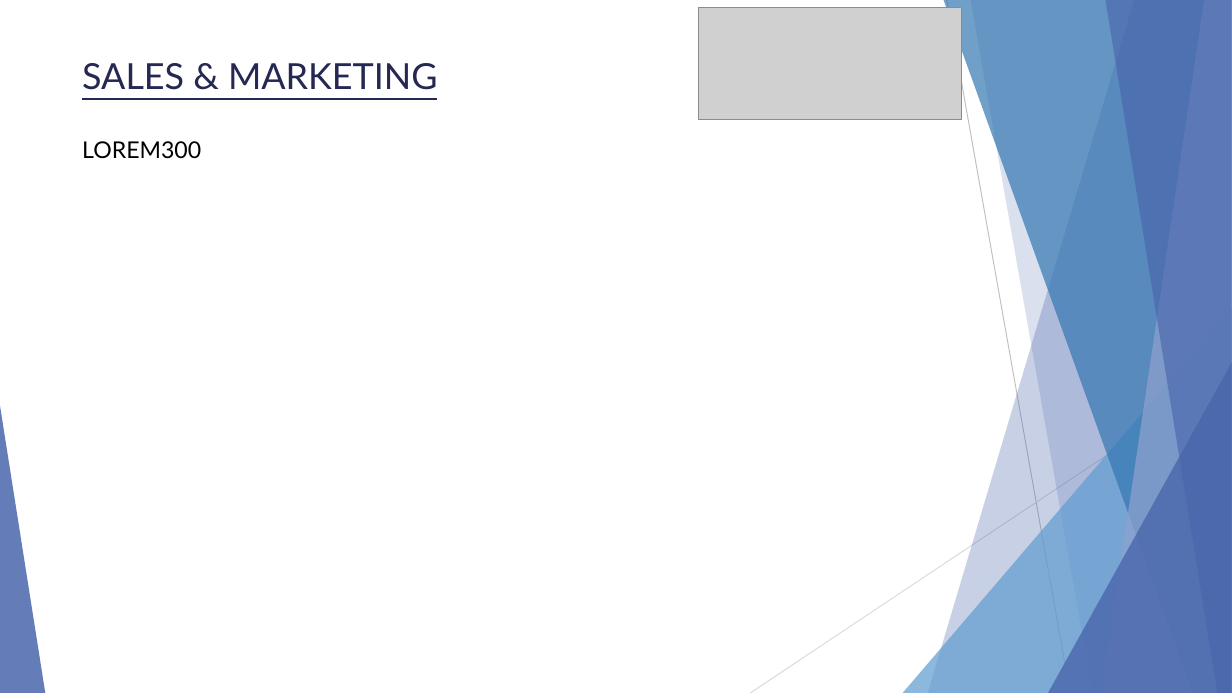
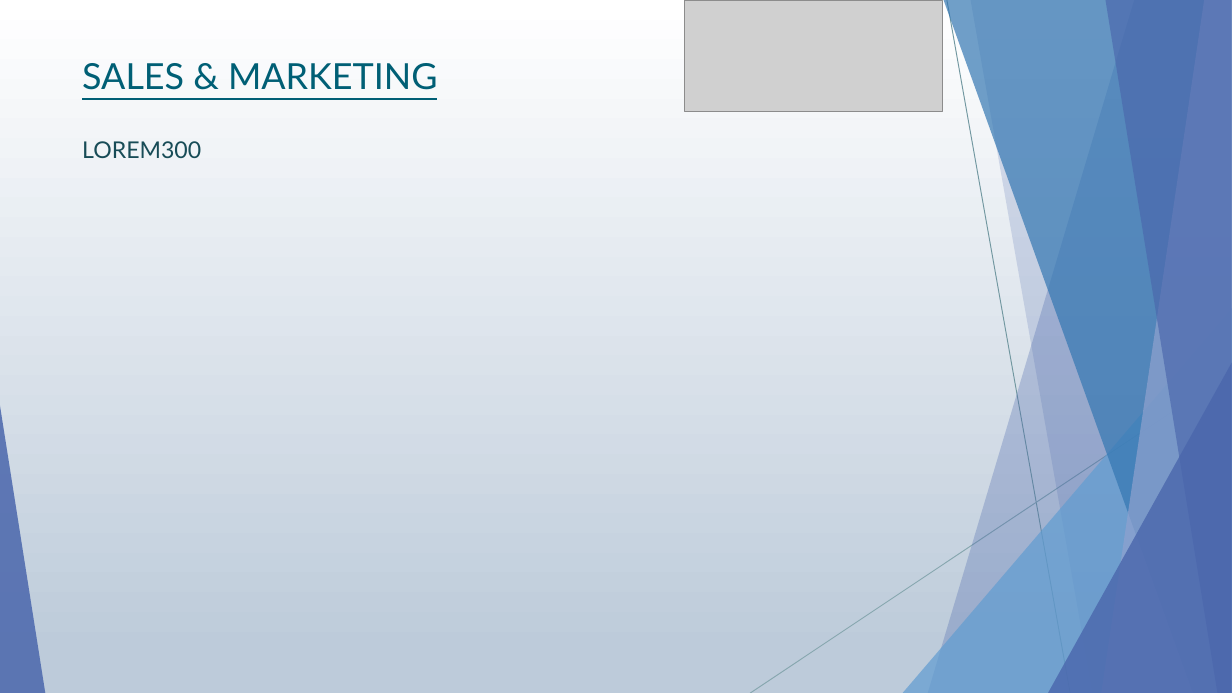
Before and after one commit to subhro1530/Hult-Prize, a slide deck: slide 5 of Demonstration.pptx. Drawn at 1232x693 pixels with LibreOffice and Linux fonts; fonts in the diff are those of the drawing; grey boxes stand for pictures. Boxes give left, top, right and bottom in pixels: in the first picture for what was removed or moved away, otherwise in the second. Text is boxed around its words. In the diff, an @@ line names an element or a change of style, - is before the commit and + after.

```diff
--- a/Demonstration.pptx
+++ b/Demonstration.pptx
@@ background #FFFFFF to gradient #FFFFFF to #BCCCDB @@
@@ picture: place and size @@
-picture at [699, 7, 962, 120]
+picture at [685, 0, 943, 112]
@@ line (947, 0) - (1070, 693): stroke #BFBFBF 0.75 pt to #7197A0 0.75 pt @@
@@ text "SALES & MARKETING" at [82, 63, 437, 90]: text colour #242852 to #005F75 @@
@@ text "LOREM300" at [82, 141, 201, 158]: text colour #000000 to #184C57 @@
@@ line (1232, 372) - (750, 693): stroke #D9D9D9 0.75 pt to #87A7AF 0.75 pt @@
```
Also in this commit, not shown: 6 other slides changed, 2 other files.
